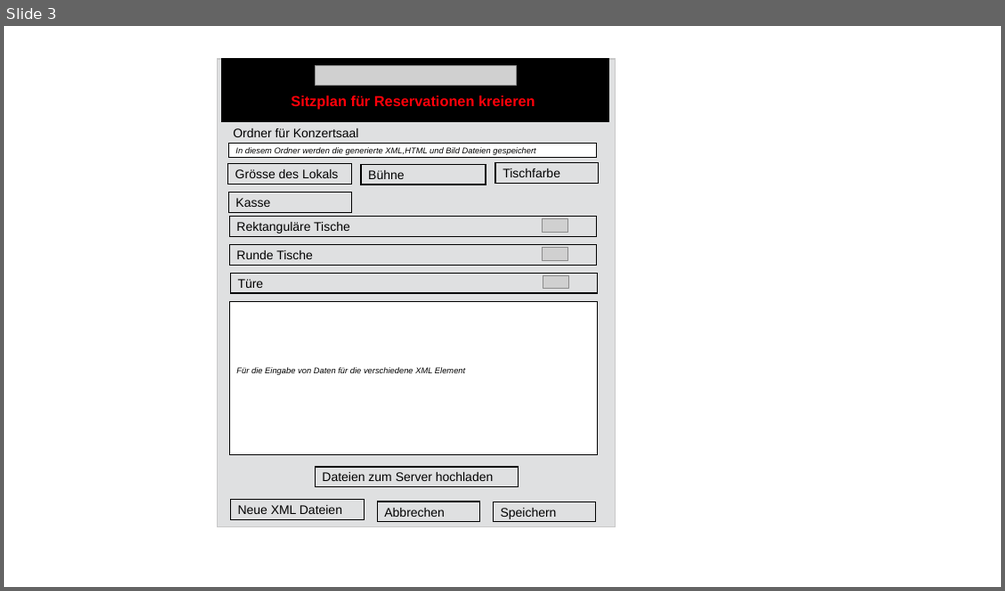
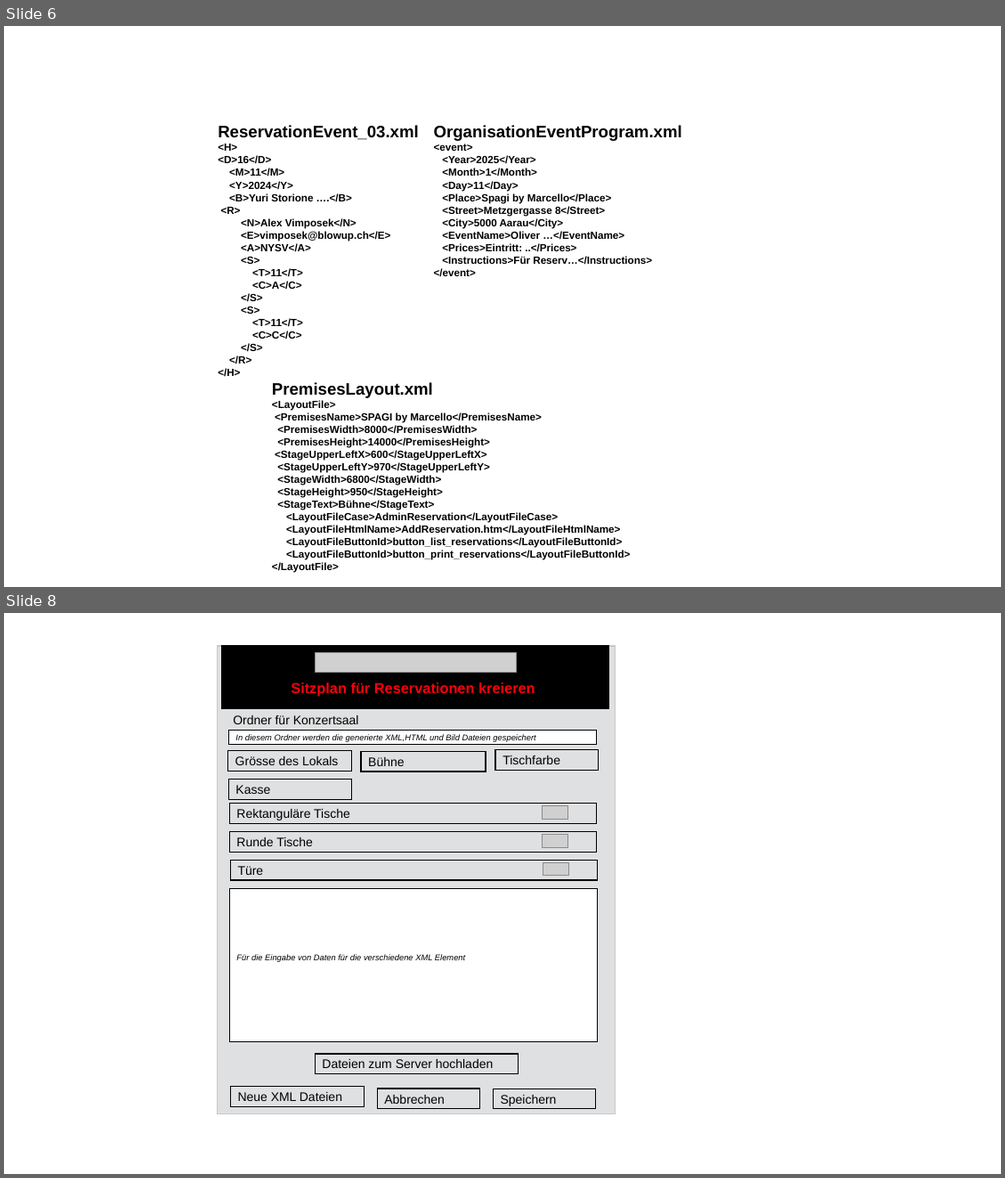
Before and after one commit to JazzLiveAarau/WwwReservationLayout, a slide deck: Description/ReservationLayout.pptx. Shown one above the other, each under a label of ours: slide 3 before the commit, slides 6 and 8 after it; the slides between them are not shown. The pictures are 1005x591 and 1005x1178 pixels, drawn with LibreOffice and Linux fonts; fonts in the diff are those of the drawing; grey boxes stand for pictures. Boxes give left, top, right and bottom in pixels: in the first picture for what was removed or moved away, otherwise in the second. Text is boxed around its words. In the diff, an @@ line names an element or a change of style, - is before the commit and + after.

```diff
--- a/Description/ReservationLayout.pptx
+++ b/Description/ReservationLayout.pptx
@@ slide 6 added at bbox=[4, 26, 1001, 587], background #FFFFFF @@
@@ text added at bbox=[218, 125, 418, 377], 10 pt, text #000000, bold @@
+ReservationEvent_03.xml
+<H>
+<D>16</D>
+<M>11</M>
+<Y>2024</Y>
+<B>Yuri Storione ….</B>
+<R>
+<N>Alex Vimposek</N>
+<E>vimposek@blowup.ch</E>
+<A>NYSV</A>
+<S>
+<T>11</T>
+<C>A</C>
+</S>
+<S>
+<T>11</T>
+<C>C</C>
+</S>
+</R>
+</H>
@@ text added at bbox=[434, 125, 682, 277], 10 pt, text #000000, bold @@
+OrganisationEventProgram.xml
+<event>
+<Year>2025</Year>
+<Month>1</Month>
+<Day>11</Day>
+<Place>Spagi by Marcello</Place>
+<Street>Metzgergasse 8</Street>
+<City>5000 Aarau</City>
+<EventName>Oliver …</EventName>
+<Prices>Eintritt: ..</Prices>
+<Instructions>Für Reserv…</Instructions>
+</event>
@@ text added at bbox=[272, 382, 630, 572], 10 pt, text #000000, bold @@
+PremisesLayout.xml
+<LayoutFile>
+<PremisesName>SPAGI by Marcello</PremisesName>
+<PremisesWidth>8000</PremisesWidth>
+<PremisesHeight>14000</PremisesHeight>
+<StageUpperLeftX>600</StageUpperLeftX>
+<StageUpperLeftY>970</StageUpperLeftY>
+<StageWidth>6800</StageWidth>
+<StageHeight>950</StageHeight>
+<StageText>Bühne</StageText>
+<LayoutFileCase>AdminReservation</LayoutFileCase>
+<LayoutFileHtmlName>AddReservation.htm</LayoutFileHtmlName>
+<LayoutFileButtonId>button_list_reservations</LayoutFileButtonId>
+<LayoutFileButtonId>button_print_reservations</LayoutFileButtonId> </LayoutFile>
@@ what was slide 3 is now slide 8 @@
```
Also in this commit, not shown: 3 slides changed, 7 other slides added, 4 slides removed, 6 other files.
